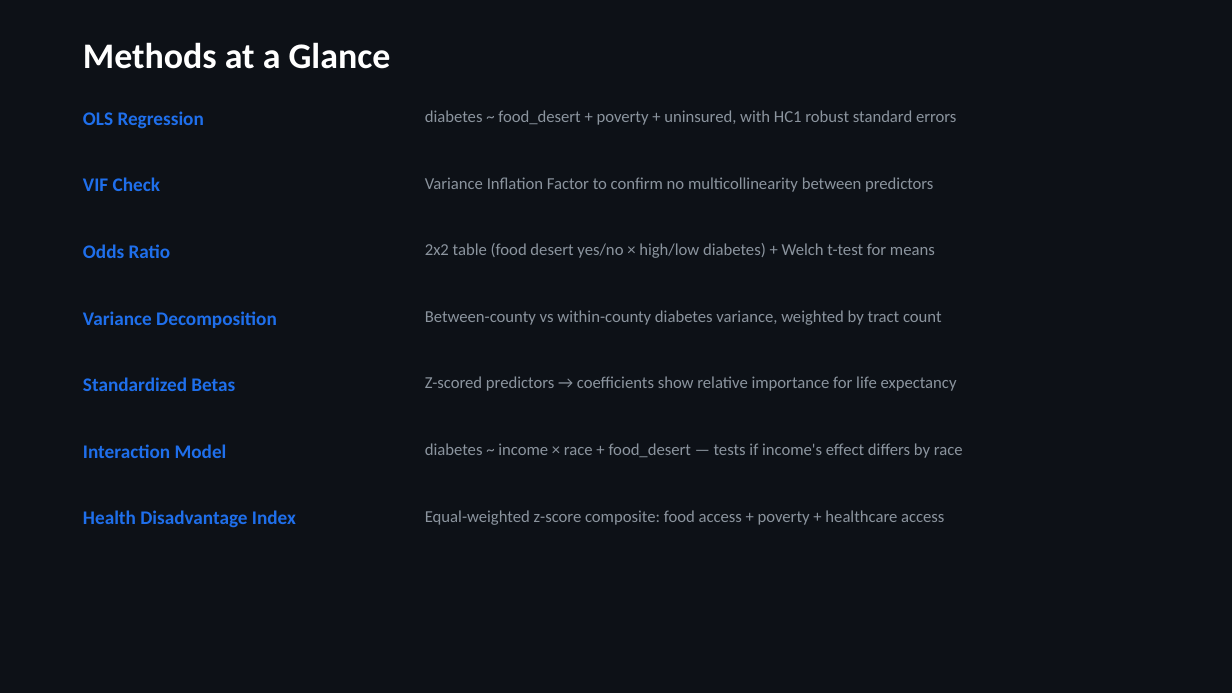
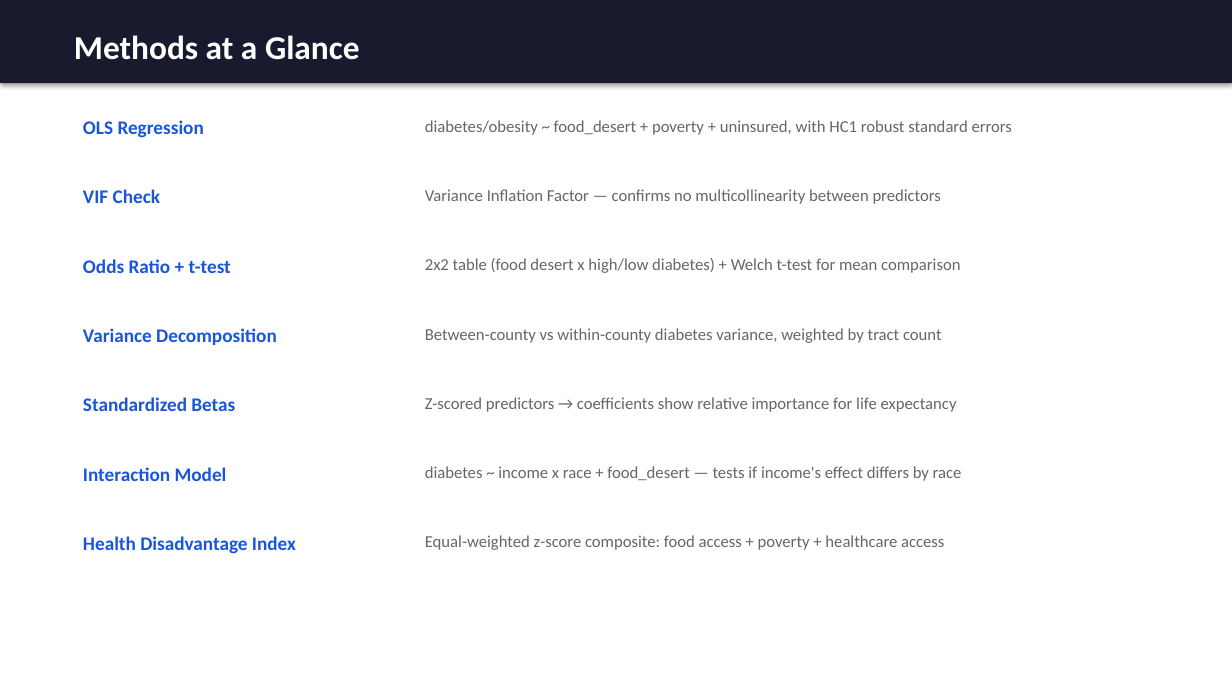
Before and after one commit to jimbo111/datathon-kims, a slide deck: slide 4 of submissions/2kim_health_slides.pptx. Drawn at 1232x693 pixels with LibreOffice and Linux fonts; fonts in the diff are those of the drawing. Boxes give left, top, right and bottom in pixels: in the first picture for what was removed or moved away, otherwise in the second. Text is boxed around its words. In the diff, an @@ line names an element or a change of style, - is before the commit and + after.

Commit message:
Update research question, sub-questions, and bright white slide theme

```diff
--- a/submissions/2kim_health_slides.pptx
+++ b/submissions/2kim_health_slides.pptx
@@ background #0D1117 to #FFFFFF @@
@@ rectangle "Methods at a Glance": place and size @@
-rectangle "Methods at a Glance" at <box>83,42,391,69</box>
+rectangle "Methods at a Glance" at <box>0,0,1232,83</box>
@@ rectangle "Methods at a Glance" at <box>0,0,1232,83</box>: size 28 to 26 pt; vertical alignment top to middle; fill none to #1A1A2E; shadow on @@
@@ text "OLS Regression": place and size @@
-text "OLS Regression" at <box>83,111,204,129</box>
+text "OLS Regression" at <box>83,120,204,138</box>
@@ text at <box>425,120,1012,135</box>: text changed; text colour #8B949E to #666666 @@
-diabetes ~ food_desert + poverty + uninsured, with HC1 robust standard errors
+diabetes/obesity ~ food_desert + poverty + uninsured, with HC1 robust standard errors
@@ text "VIF Check": place and size @@
-text "VIF Check" at <box>83,177,160,191</box>
+text "VIF Check" at <box>83,189,160,203</box>
@@ text at <box>425,189,941,204</box>: text changed; text colour #8B949E to #666666 @@
-Variance Inflation Factor to confirm no multicollinearity between predictors
+Variance Inflation Factor — confirms no multicollinearity between predictors
@@ text at <box>83,259,231,273</box>: text changed; text colour #1F6FEB to #1A56DB @@
-Odds Ratio
+Odds Ratio + t-test
@@ text at <box>425,258,960,273</box>: text changed; text colour #8B949E to #666666 @@
-2x2 table (food desert yes/no × high/low diabetes) + Welch t-test for means
+2x2 table (food desert x high/low diabetes) + Welch t-test for mean comparison
@@ 4 texts: place and size @@
-4 texts at <box>83,310,957,391</box>
+4 texts at <box>83,328,957,412</box>
@@ text at <box>425,466,962,481</box>: text changed; text colour #8B949E to #666666 @@
-diabetes ~ income × race + food_desert — tests if income's effect differs by race
+diabetes ~ income x race + food_desert — tests if income's effect differs by race
@@ text colour #1F6FEB to #1A56DB in 6 elements at <box>83,120,204,138</box>, <box>83,189,160,203</box>, <box>83,328,277,345</box>, <box>83,397,235,411</box>, <box>83,467,227,481</box>, <box>83,536,296,554</box> @@
@@ text colour #8B949E to #666666 in 3 elements at <box>425,328,942,343</box>, <box>425,397,957,412</box>, <box>425,535,944,550</box> @@
@@ 3 texts: place and size @@
-3 texts at <box>83,444,944,528</box>
+3 texts at <box>83,467,944,554</box>
```
Also in this commit, not shown: 11 other slides changed, 1 slide added, 1 slide removed, 1 other file.
